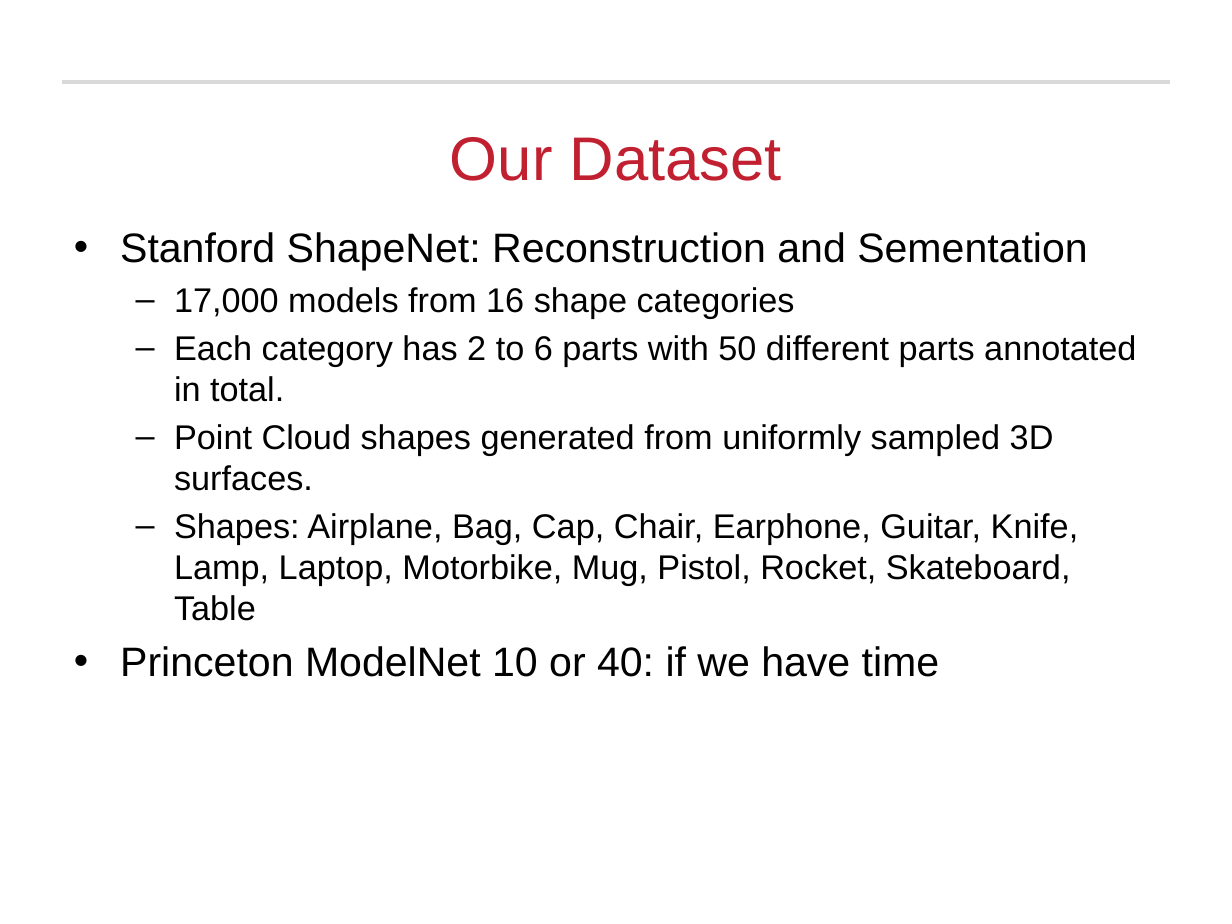
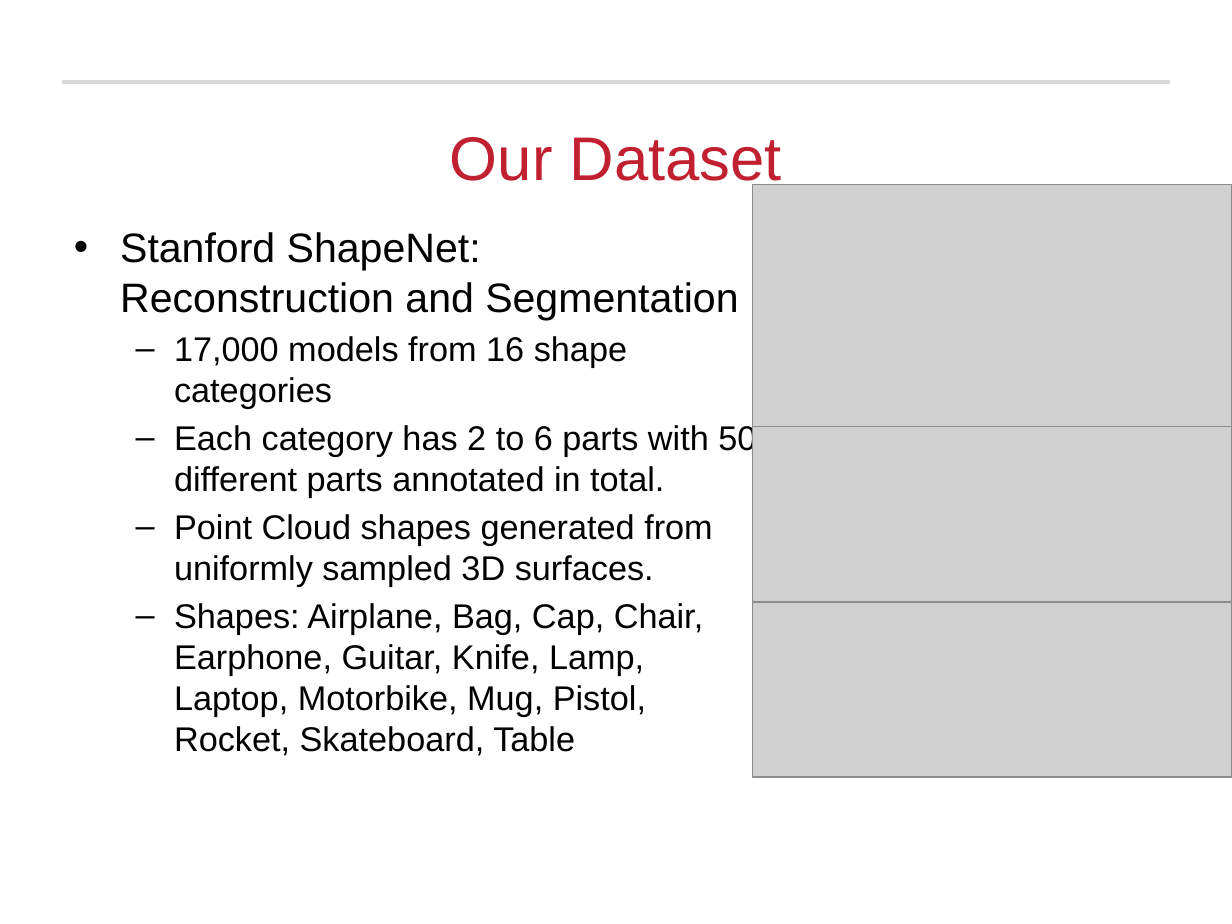
Before and after one commit to Michael-Hodges/PointNet, a slide deck: slide 14 of PowerPoints/EECE7398_Final_Project.pptx. Drawn at 1232x924 pixels with LibreOffice and Linux fonts; fonts in the diff are those of the drawing; grey boxes stand for pictures; background and template pictures are left out. Boxes give left, top, right and bottom in pixels: in the first picture for what was removed or moved away, otherwise in the second. Text is boxed around its words. In the diff, an @@ line names an element or a change of style, - is before the commit and + after.

```diff
--- a/PowerPoints/EECE7398_Final_Project.pptx
+++ b/PowerPoints/EECE7398_Final_Project.pptx
@@ picture added at [753, 185, 1232, 428] @@
@@ text at [120, 232, 738, 320]: text changed @@
-• Stanford ShapeNet: Reconstruction and Sementation
+• Stanford ShapeNet: Reconstruction and Segmentation
@@ picture added at [753, 426, 1232, 602] @@
@@ picture added at [753, 602, 1232, 777] @@
@@ text at [120, 646, 940, 677]: paragraph removed @@
-• Princeton ModelNet 10 or 40: if we have time
```
Also in this commit, not shown: 5 other slides changed, 2 slides added, 1 slide removed, 1 other file.
